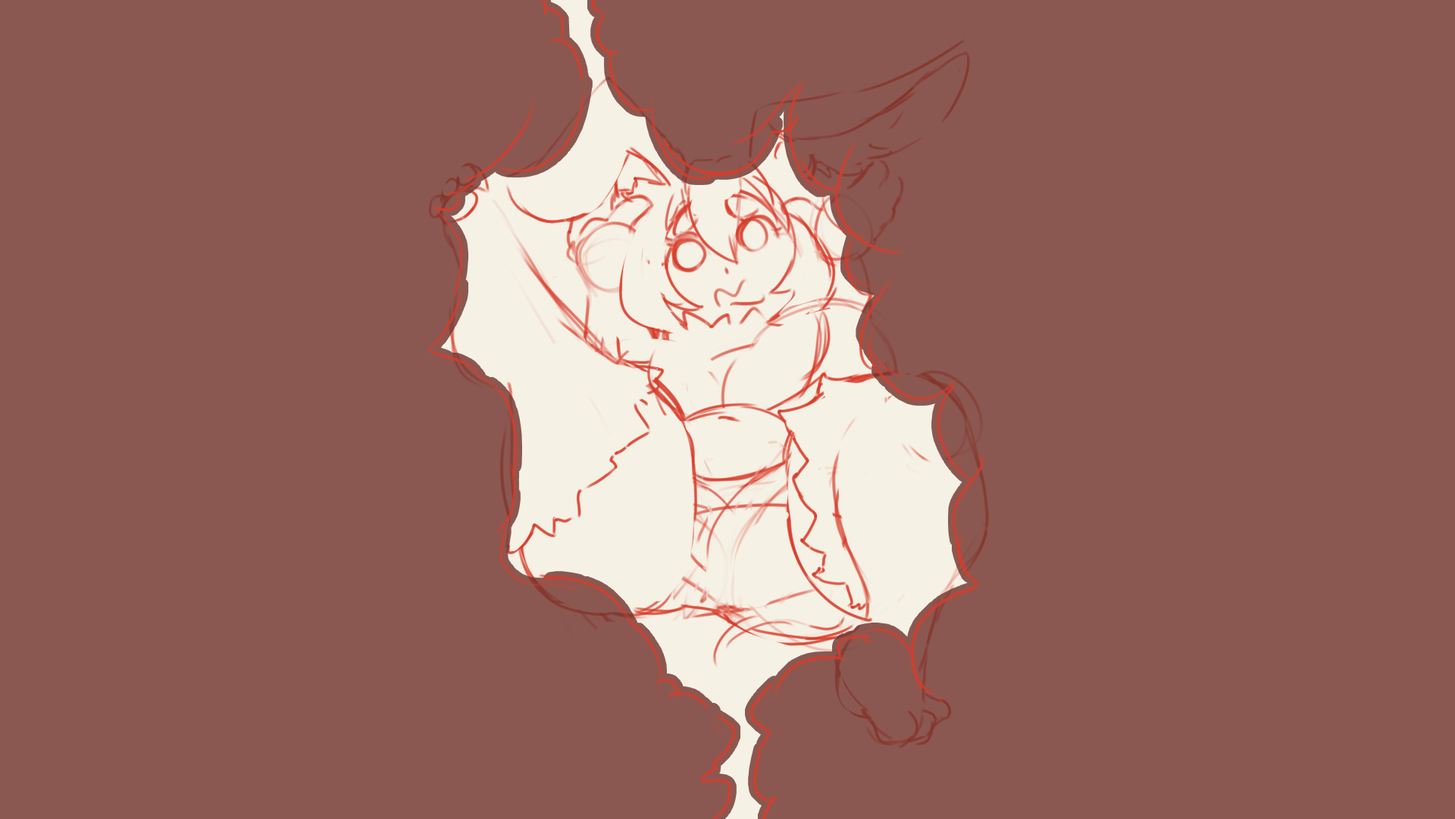
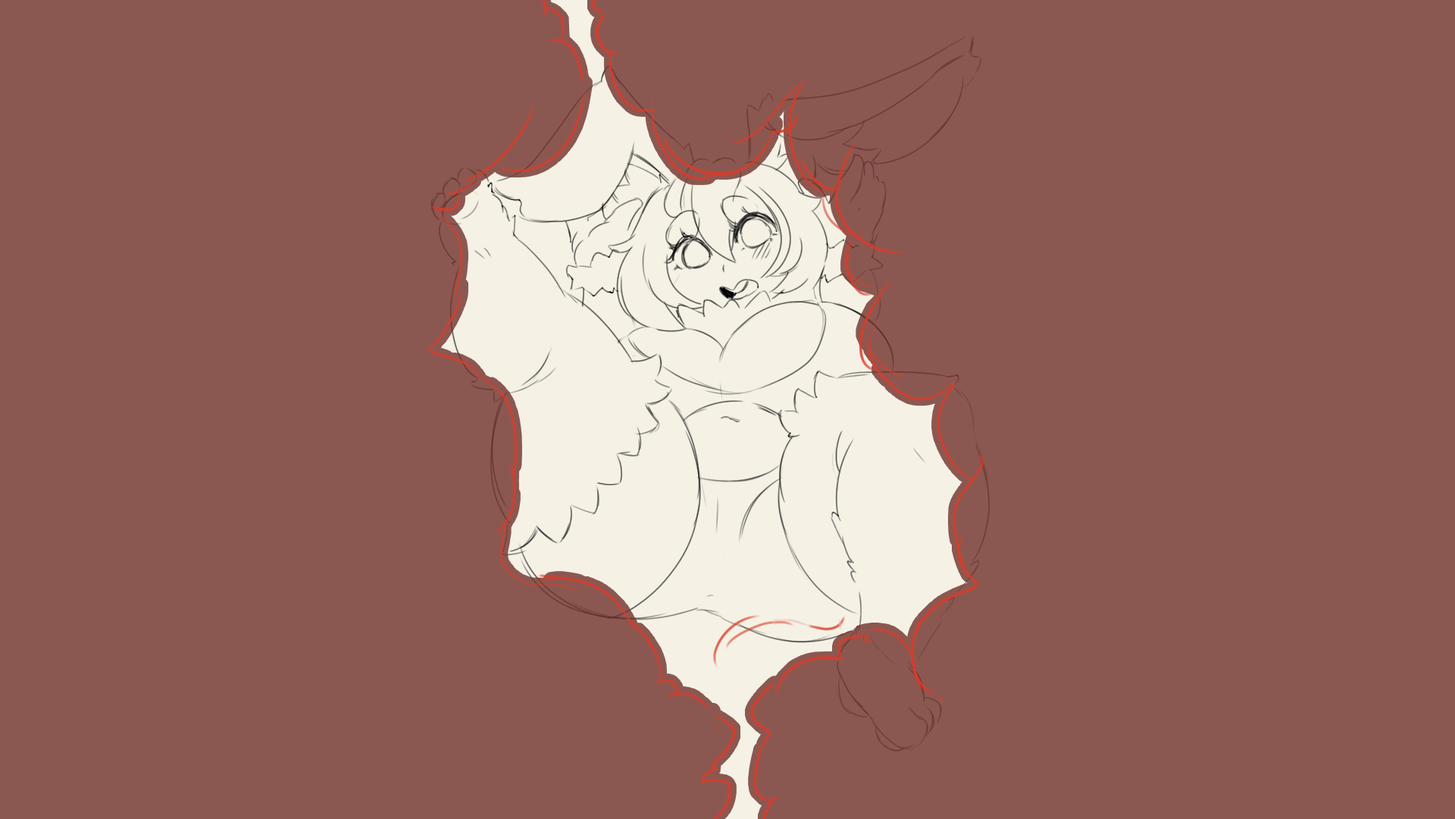
Before/after of a 1455×819 layered artwork. What changed in the layer stack:
renamed "Layer 1" to "Layer 2", painted on it over left=428, top=34, right=990, bottom=752
